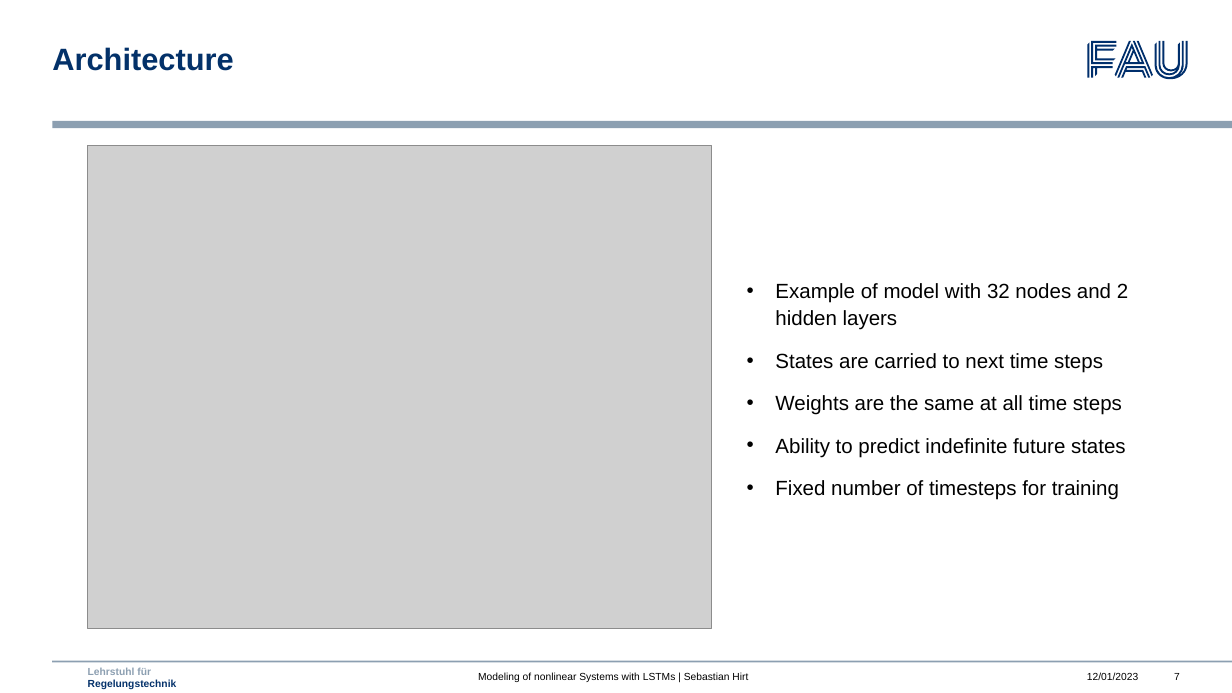
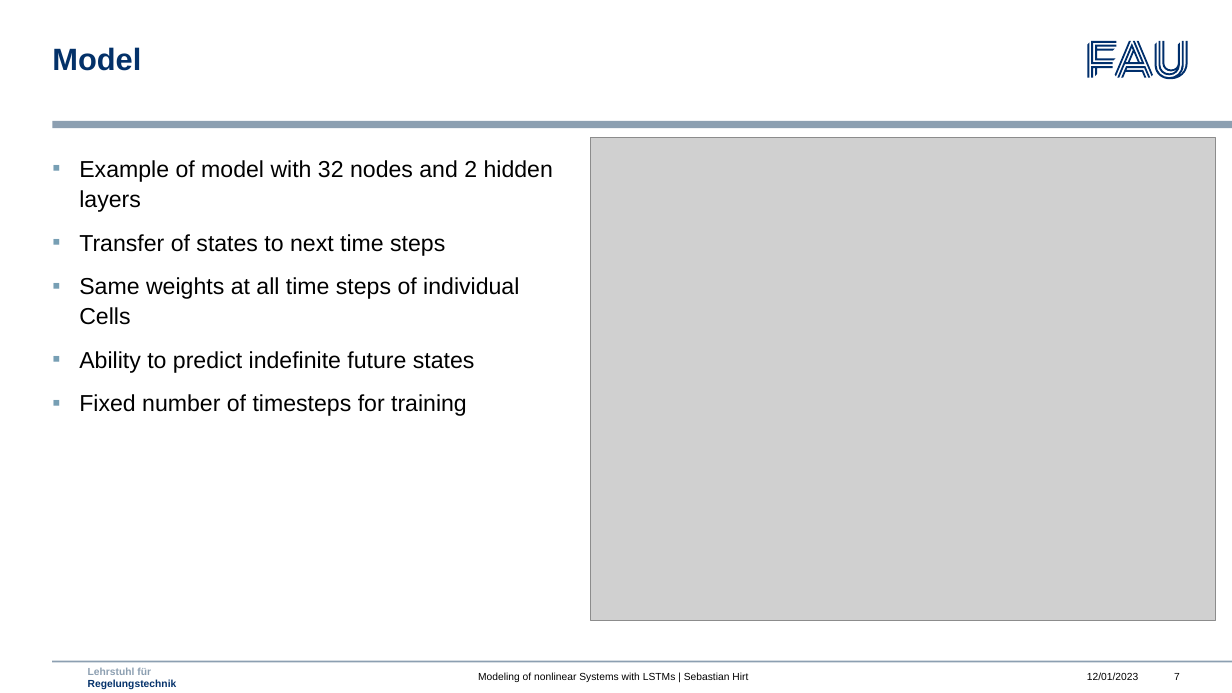
Before and after one commit to mokronos/nonlinearLSTM, a slide deck: slide 7 of presentation/nonlinearLSTM_slides.pptx. Drawn at 1232x693 pixels with LibreOffice and Linux fonts; fonts in the diff are those of the drawing; grey boxes stand for pictures; background and template pictures are left out. Boxes give left, top, right and bottom in pixels: in the first picture for what was removed or moved away, otherwise in the second. Text is boxed around its words. In the diff, an @@ line names an element or a change of style, - is before the commit and + after.

```diff
--- a/presentation/nonlinearLSTM_slides.pptx
+++ b/presentation/nonlinearLSTM_slides.pptx
@@ title at box(52, 47, 141, 71): text changed @@
-Architecture
+Model
@@ picture: place and size @@
-picture at box(87, 145, 712, 628)
+picture at box(591, 138, 1215, 621)
@@ text "Example of model with 32 ...": place and size @@
-text "Example of model with 32 ..." at box(775, 283, 1128, 500)
+text "Example of model with 32 ..." at box(79, 160, 553, 416)
@@ text at box(79, 160, 553, 416): size 16 to 18 pt in "Example of model with 32 nodes and ...", "Ability to predict indefinite future states", "Fixed number of timesteps for training"; bullet • to ▪; less space between paragraphs @@
@@ text at box(79, 234, 519, 325): text changed; size 16 to 18 pt @@
-• States are carried to next time steps
-• Weights are the same at all time steps
+▪ Transfer of states to next time steps
+▪ Same weights at all time steps of individual
+  Cells
```
Also in this commit, not shown: 10 other slides changed, 7 slides removed.
